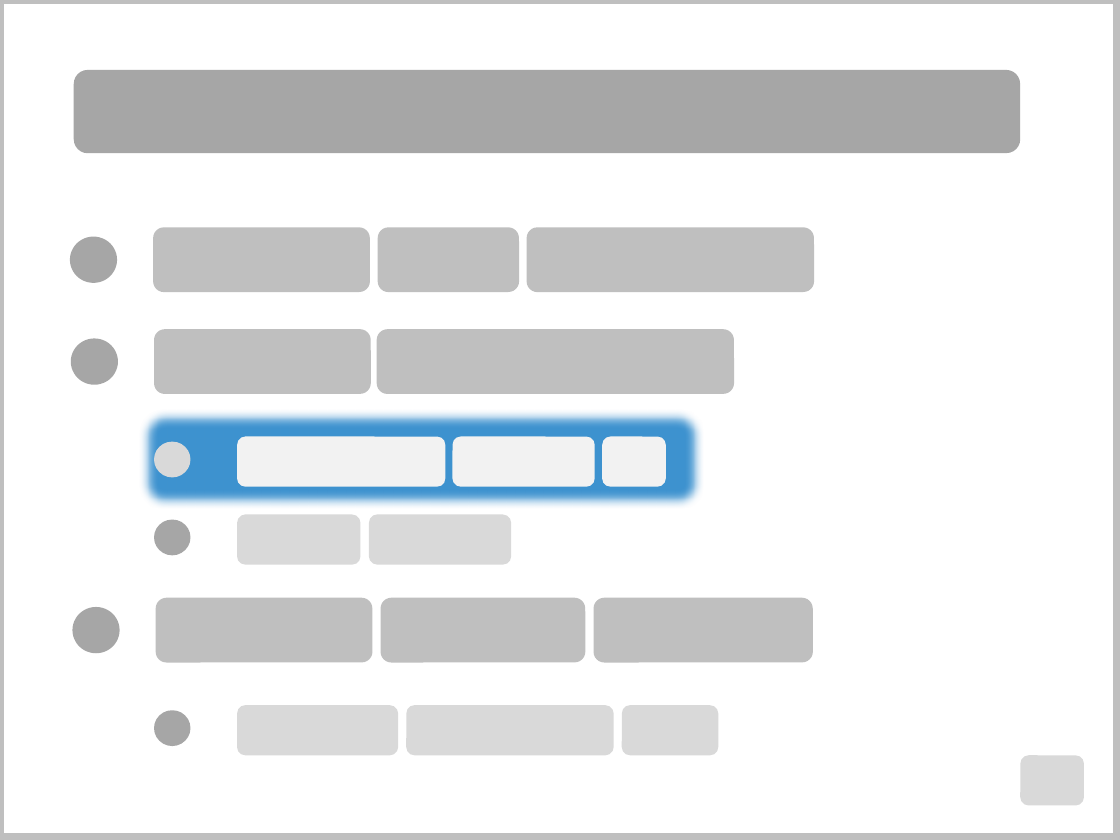
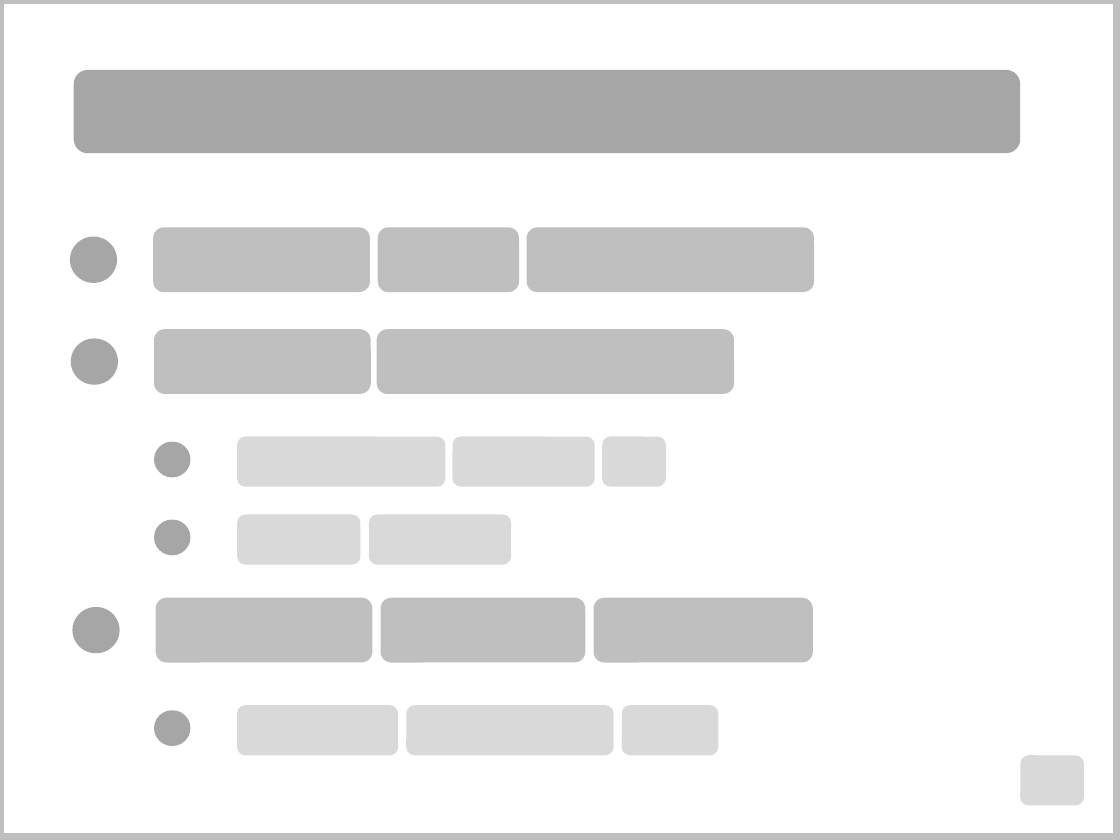
Before and after one commit to PowerPointLabs/PowerPointLabs, a slide deck: slide 4 of doc/Highlight points gif.pptx (slide 5 before the commit). Drawn at 1120x840 pixels with LibreOffice and Linux fonts; fonts in the diff are those of the drawing. Boxes give left, top, right and bottom in pixels: in the first picture for what was removed or moved away, otherwise in the second. Text is boxed around its words. In the diff, an @@ line names an element or a change of style, - is before the commit and + after.

```diff
--- a/doc/Highlight points gif.pptx
+++ b/doc/Highlight points gif.pptx
@@ rounded rectangle removed at (x1=140, y1=409, x2=703, y2=507) @@
@@ ellipse at (x1=154, y1=442, x2=190, y2=479): fill #D9D9D9 to #A6A6A6 @@
@@ fill #F2F2F2 to #D9D9D9 in 3 elements at (x1=238, y1=437, x2=445, y2=487), (x1=454, y1=437, x2=596, y2=487), (x1=602, y1=437, x2=666, y2=487) @@
```
Also in this commit, not shown: 3 other slides changed, 8 slides removed.
